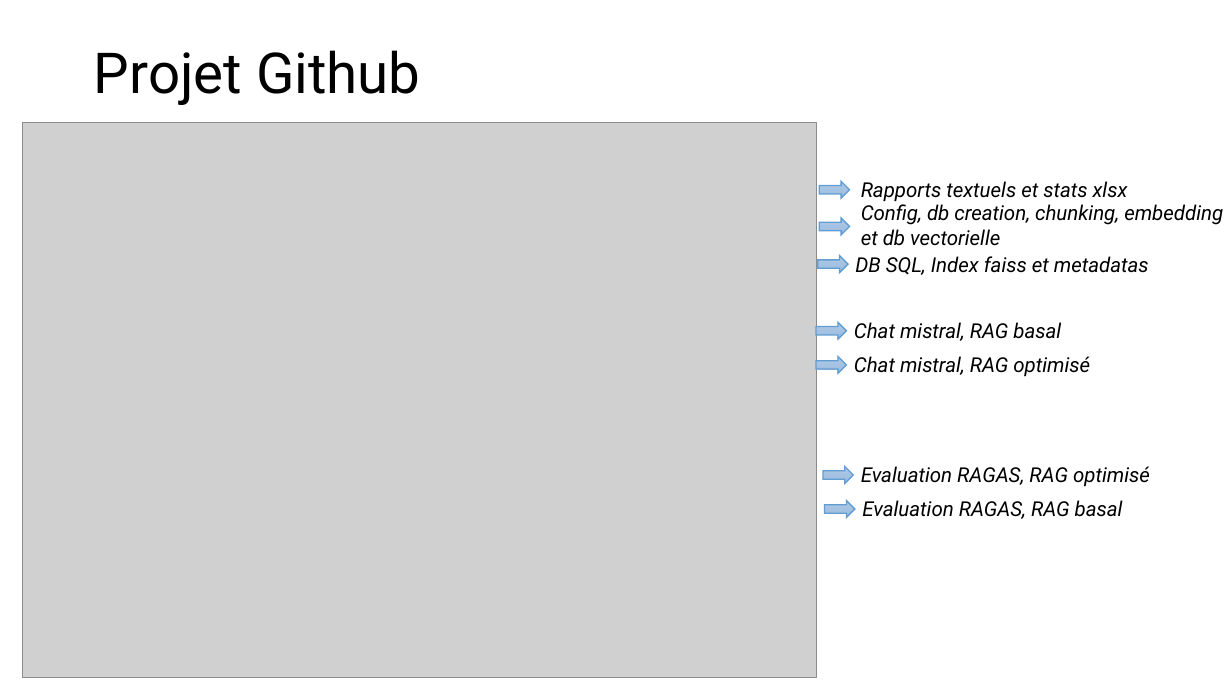
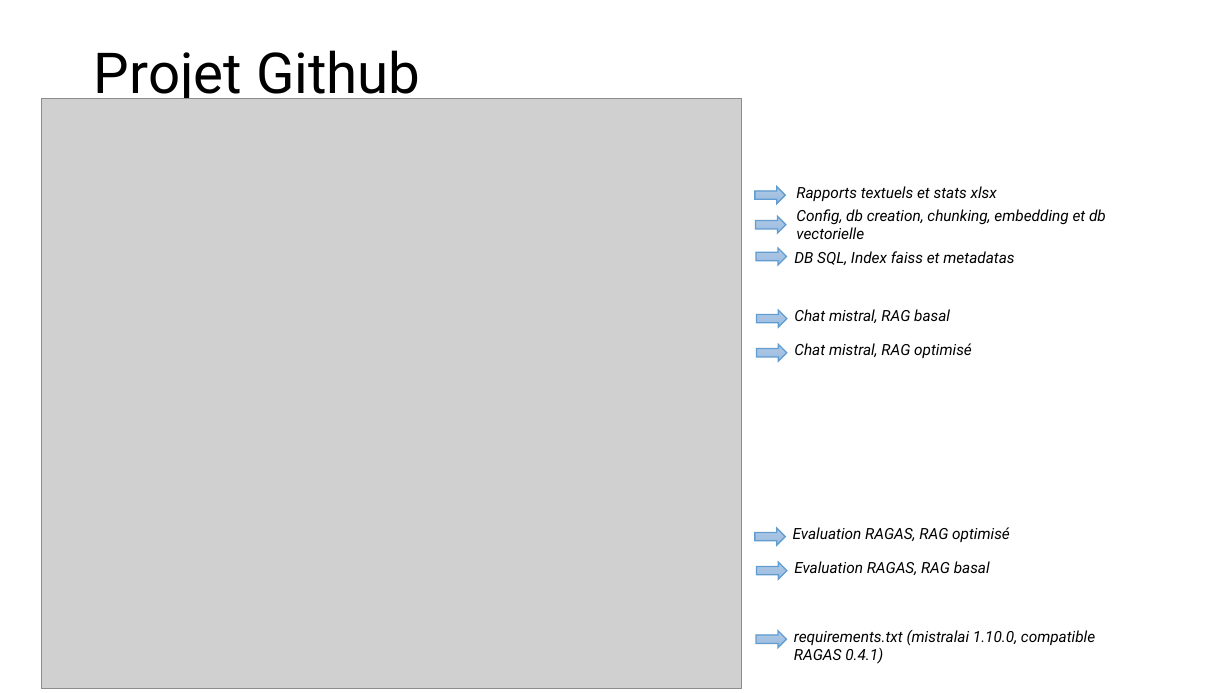
Before and after one commit to VicSchol/Cours10, a slide deck: slide 2 of Scholler_Victor_10_presentation_122025.pptx. Drawn at 1232x693 pixels with LibreOffice and Linux fonts; fonts in the diff are those of the drawing; grey boxes stand for pictures. Boxes give left, top, right and bottom in pixels: in the first picture for what was removed or moved away, otherwise in the second. Text is boxed around its words. In the diff, an @@ line names an element or a change of style, - is before the commit and + after.

```diff
--- a/Scholler_Victor_10_presentation_122025.pptx
+++ b/Scholler_Victor_10_presentation_122025.pptx
@@ picture: place and size @@
-picture at [23,122,816,677]
+picture at [42,98,742,689]
@@ text "Rapports textuels et stats xlsx": place and size @@
-text "Rapports textuels et stats xlsx" at [861,181,1128,202]
+text "Rapports textuels et stats xlsx" at [796,186,997,201]
@@ right arrow: place and size @@
-right arrow at [820,181,850,198]
+right arrow at [755,187,786,203]
@@ text "Config, db creation, chunking, embedding ...": place and size @@
-text "Config, db creation, chunking, embedding ..." at [861,201,1223,246]
+text "Config, db creation, chunking, embedding ..." at [796,209,1106,239]
@@ right arrow: place and size @@
-right arrow at [820,218,850,235]
+right arrow at [756,216,787,233]
@@ right arrow: place and size @@
-right arrow at [818,256,848,273]
+right arrow at [756,249,787,265]
@@ text "DB SQL, Index faiss et ...": place and size @@
-text "DB SQL, Index faiss et ..." at [855,256,1149,275]
+text "DB SQL, Index faiss et ..." at [794,251,1014,265]
@@ right arrow: place and size @@
-right arrow at [816,323,847,339]
+right arrow at [757,311,787,327]
@@ text "Chat mistral, RAG basal": place and size @@
-text "Chat mistral, RAG basal" at [854,322,1061,341]
+text "Chat mistral, RAG basal" at [794,309,950,323]
@@ right arrow: place and size @@
-right arrow at [816,357,847,373]
+right arrow at [757,345,787,361]
@@ text "Chat mistral, RAG optimisé": place and size @@
-text "Chat mistral, RAG optimisé" at [854,356,1090,377]
+text "Chat mistral, RAG optimisé" at [794,343,972,358]
@@ right arrow: place and size @@
-right arrow at [823,467,854,483]
+right arrow at [755,529,786,545]
@@ text "Evaluation RAGAS, RAG optimisé": place and size @@
-text "Evaluation RAGAS, RAG optimisé" at [861,466,1150,487]
+text "Evaluation RAGAS, RAG optimisé" at [793,527,1010,542]
@@ right arrow: place and size @@
-right arrow at [824,501,855,518]
+right arrow at [757,562,787,579]
@@ size 16 to 12 pt in 7 elements at [796,186,997,201], [796,209,1106,239], [794,251,1014,265], [794,343,972,358], [794,309,950,323], [793,527,1010,542], [794,561,990,575] @@
@@ text "Evaluation RAGAS, RAG basal": place and size @@
-text "Evaluation RAGAS, RAG basal" at [862,500,1123,519]
+text "Evaluation RAGAS, RAG basal" at [794,561,990,575]
@@ right arrow added at [756,631,787,648], fill gradient #B4CCE7 to #A6C3E2 to #96BAE1, outline #629DD1 1 pt @@
@@ text added at [794,630,1095,664], 12 pt, text #000000, italic @@
+requirements.txt (mistralai 1.10.0, compatible RAGAS 0.4.1)
```
Also in this commit, not shown: 7 other slides changed, 2 slides added, 4 other files.
